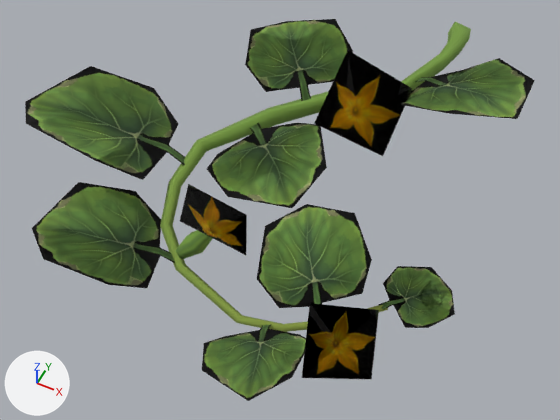
The glTF model models/plants/plant_pumpkin_S2.gltf: old version first, new version second.
Camera for both pictures: a 50 mm camera at (0.255, -1.23, 0.836) aimed at (-0.093, -0.534, -0.034). The lights are fixed; the arrows at lower left show +X, +Y and +Z. Where no turn or scale is listed for an object, it has been applied to the vertices.

Objects in the first picture: 'plant_pumpkin_S2'.
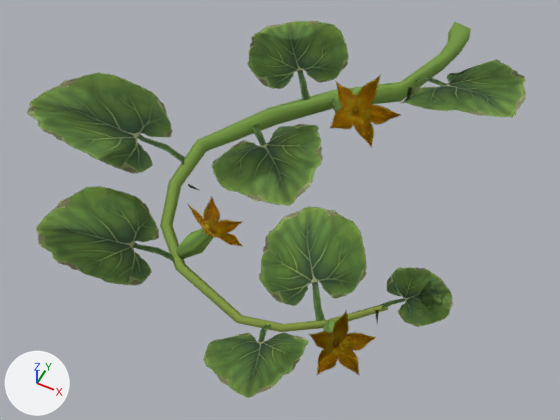
What changed in the scene script:
```text
Add mat_plant_pumpkin:
    mat_plant_pumpkin = principled_material('Plant_Pumpkin')
    mat_plant_pumpkin.texture = img_pumpkin_base_diffusecolor_texture  # with its transparency
    mat_plant_pumpkin.roughness = 1.0
Change me_scene_004:
    where me_scene_004.from_pydata(...)  # 332 vertices, 414 faces; spans x -0.473..0.203, y -0.873..0.001, z -0.014..0.134
    remove me_scene_004.materials.append(mat_plant_pumpkin_004)  # picture img_pumpkin_base_diffusecolor_texture
    add me_scene_004.materials.append(mat_plant_pumpkin)  # picture img_pumpkin_base_diffusecolor_texture
```

Location of each change, [x1, y1, x2, y2] in pixels of the pictures (560 x 420 px):
'plant_pumpkin_S2', recoloured: [25, 19, 535, 401] in both
